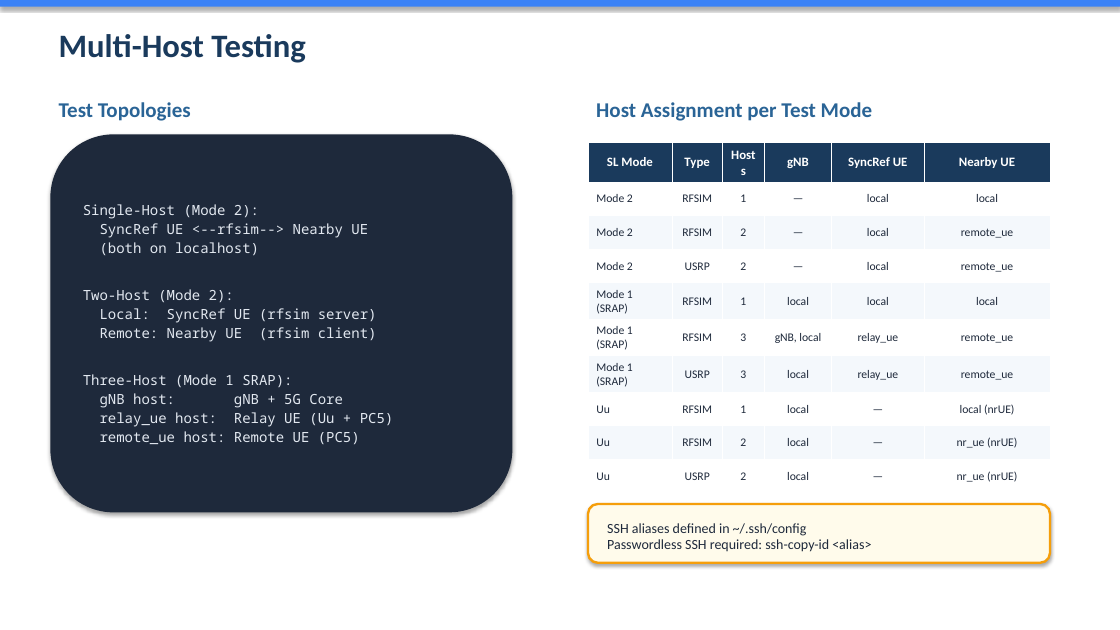
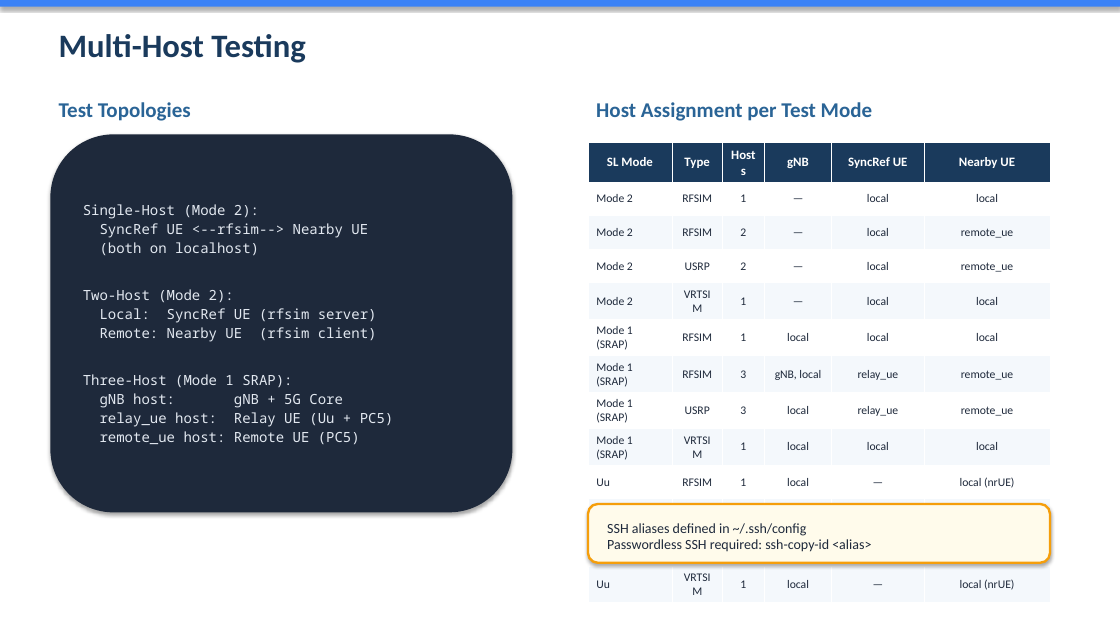
Before and after one commit to davidkimmy/openairinterface5g, a slide deck: slide 4 of doc/episys/test_script/overview_sl_test.pptx. Drawn at 1120x630 pixels with LibreOffice and Linux fonts; fonts in the diff are those of the drawing. Boxes give left, top, right and bottom in pixels: in the first picture for what was removed or moved away, otherwise in the second. Text is boxed around its words. In the diff, an @@ line names an element or a change of style, - is before the commit and + after.

Commit message:
Supporting vrtsim: vendor shared-memory radio framework

```diff
--- a/doc/episys/test_script/overview_sl_test.pptx
+++ b/doc/episys/test_script/overview_sl_test.pptx
@@ table at [588,143,1050,594] @@
+row 5: Mode 2 | VRTSIM | 1 | — | local | local
+row 9: Mode 1 (SRAP) | VRTSIM | 1 | local | local | local
+row 13: Uu | VRTSIM | 1 | local | — | local (nrUE)
```
Also in this commit, not shown: 4 other slides changed, 41 other files.
